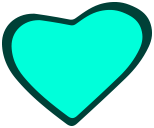
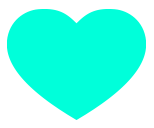
Comparing the layer stacks of the two 154 x 128 images. Changes:
removed layer "Layer 2" (was 25%) over box(2, 2, 152, 126)
painted on "Vector Smart Object11" over box(2, 2, 152, 126)
removed layer "Layer 3" over box(5, 5, 149, 123)
